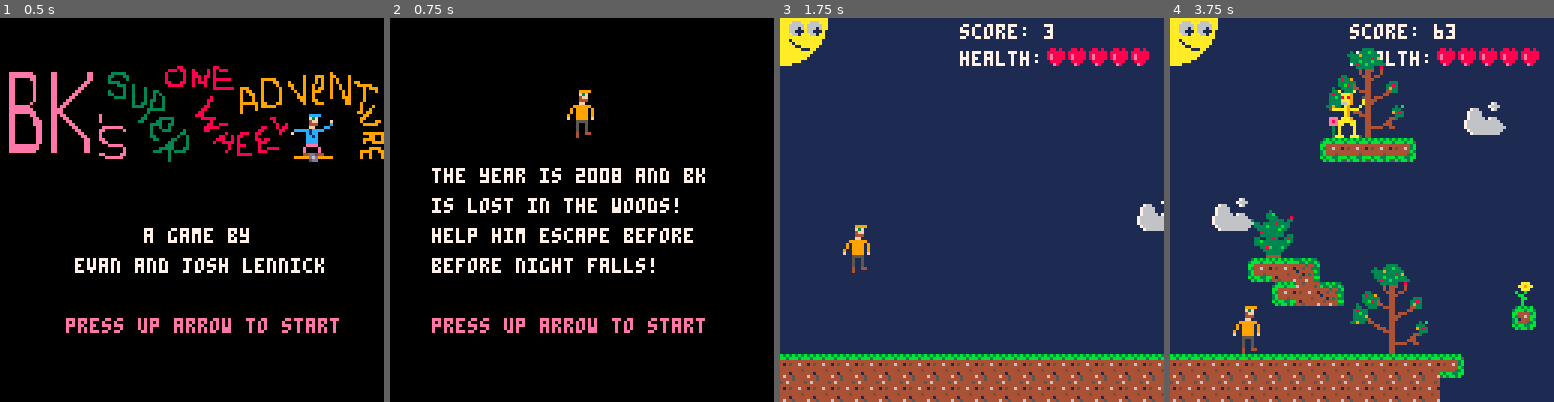
Above: before the commit, frames 1-4 (left to right).
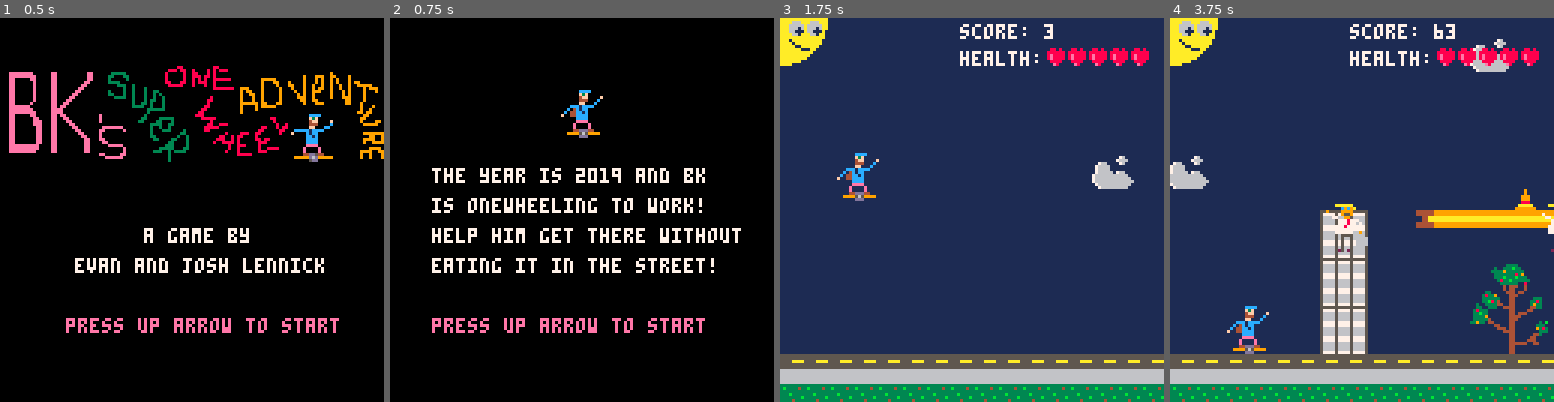
Above: after the commit, the same moments.

Repository: elennick/bksowa
Game: PICO-8 cartridge bksowa.p8
Two runs of this game, one before a commit and one after it. Both use one fixed random seed, a clock stepped at 60 frames per second and the inputs below.
Inputs:
- Up to frame 1 (0.5 s): tap X (X key) at 0.33 s
- Up to frame 2 (0.75 s): tap O (Z key) at 0.7 s
- Up to frame 3 (1.75 s): tap X (X key) at 1.07 s; hold Right from 1.6 s (still down); tap O (Z key) at 1.7 s
- Up to frame 4 (3.75 s): tap X (X key) at 1.85, 2.97 s; release Right at 2.1 s; tap O (Z key) every 0.4 s from 2.1 to 3.7 s; hold Up 2.15-2.42 s; hold Right 2.47-3.03 s; hold Left 3.08-3.58 s; hold Down from 3.63 s (still down)

Frame 1 is identical in both runs. In frame 2, 2.8% of the frame differs, in the area x 12-92%, y 18-67%; in frame 3, 14%; in frame 4, 30%, in the area x 0-100%, y 5-100%.

Commit message:
makin music

Diff:
--- a/bksowa.p8
+++ b/bksowa.p8
@@ -51,7 +51,7 @@
   health = 5
   lthl = 0 //last time health lost
 
-  startlevel(1)
+  startlevel(3)
 end
 
 function startlevel(level)
@@ -114,6 +114,12 @@
 
   screen=s
   tslsc=0
+
+  if screen==10 then
+    music(0)
+  else
+    music(-1)
+  end
 end
 
 function _update()
@@ -139,7 +145,7 @@
 
   if screen == 10 then
     //level time is up
-    if tslsc > 1200 then
+    if tslsc > 1500 then
       if cl < 3 then
         local nextlevel = cl+1
         startlevel(nextlevel)
@@ -204,16 +210,20 @@
 
     //player fell off the level
     if p.y > l[cl].y + 128 then
-      sfx(3)
-      loadscreen(99)
+      die()
     end
 
     //player ran out of health
     if health <= 0 then
-      sfx(3)
-      loadscreen(99)
-    end
-  end
+      die()
+    end
+  end
+end
+
+function die()
+  sfx(3)
+  music(-1)
+  loadscreen(99)
 end
 
 function detectcollisions()
@@ -469,16 +479,16 @@
 00000050050000000004550005000000000000500005000000005000000050000000500000ccc00000c05000000050000000044ddd4400000000044d5d440000
 00000040044000000004000004000000000000440004400000c05000000050c00000500ccc000000000ccccccc0050c000099995659999000009999d6d999900
 000000400000000000000000040000000000000000000000000ccccccccccc00000cccc0000000000000000000cccc000000000ddd0000000000000d5d000000
-00000a0000a0000000000777777000000000005555000000000000099990000000000000888800000000000cccc0000000000000000000000000000cccc00000
-000000aaa9000000000077ccccc7000000000034340000000000000f3f00000000000000f3f000000000000f3f00000000000099999000000000000f3f000000
-0000008a89000500000067c1c1c70000040000444500000000000004ff000f00000000004ff0000000000004ff0000f00000000ffff0000000000004ff0000f0
-000000aaa9000a00000077ccccc7000000e0005555000000000000044400090000000000444008f00000000444000c000000000ff8f000f000000004440000c0
-00000066a9000a00000077c00c770000000ee004400000000000000ff000900000000000f00080000000000ff000c0000000000fff4000900000000ff000cc00
-0000000a9000a000000007c77c70000000000eee1eee0000000000999999000000000088888800f0000000c1cccc0000f00090044440009000ccccc1cccc0000
-005aaaaa9aaa0000c00007c77c70000000000eee1ee0e00000000099990000000000008888800800000004c1cc000f0009090900ff0009000f0004c1cc000000
-0000000a90000000077776c77c77777000000ee1eee0e000000000999999f0000000008888888000000044cc1cccc0000090009999999000000044cc1c000000
-0000000a90000000000007c76c70000c000000eeee00e00000000099990000000000008888800000000044cccc0000000080009999900000000044cccc000000
-000000aaa9000000000007c77c700000000000eeee00400000000099990000000000008888800000000000cccc0000000000009999900000000000cccc000000
+00000a0000a0000000000777777000000000aaaaaa000000000000099990000000000000888800000000000cccc0000000000000000000000000000cccc00000
+000000aaa9000000000077ccccc70000000000c9c9a000000000000f3f00000000000000f3f000000000000f3f00000000000099999000000000000f3f000000
+0000008a89000500000067c1c1c70000090000999900000000000004ff000f00000000004ff0000000000004ff0000f00000000ffff0000000000004ff0000f0
+000000aaa9000a00000077ccccc700000070009559000000000000044400090000000000444008f00000000444000c000000000ff8f000f000000004440000c0
+00000066a9000a00000077c00c77000000077009900000000000000ff000900000000000f00080000000000ff000c0000000000fff4000900000000ff000cc00
+0000000a9000a000000007c77c7000000000077787770000000000999999000000000088888800f0000000c1cccc0000f00090044440009000ccccc1cccc0000
+005aaaaa9aaa0000c00007c77c700000000007778770700000000099990000000000008888800800000004c1cc000f0009090900ff0009000f0004c1cc000000
+0000000a90000000077776c77c7777700000777877707000000000999999f0000000008888888000000044cc1cccc0000090009999999000000044cc1c000000
+0000000a90000000000007c76c70000c000077777700700000000099990000000000008888800000000044cccc0000000080009999900000000044cccc000000
+000000aaa9000000000007c77c700000000077777700900000000099990000000000008888800000000000cccc0000000000009999900000000000cccc000000
 00000aaaaaa0000000000c77c7700000000000555500660000000055550000000000005555500000000000eeee0000000800009999900000000000eeee000000
 00000aa00aa00000000000777700000000000050050600600000005000500000000005000005000000000e0000e00000000800999990000000000e0000e00000
 00000a0000a000000000060000600000000000500506666000000050000500000000500000005c0000000e0000e00000000000999990000000000e0000e00000
Not shown, changed: the music (__music__) section of bksowa.p8
Not shown, changed: the sound effects (__sfx__) section of bksowa.p8
